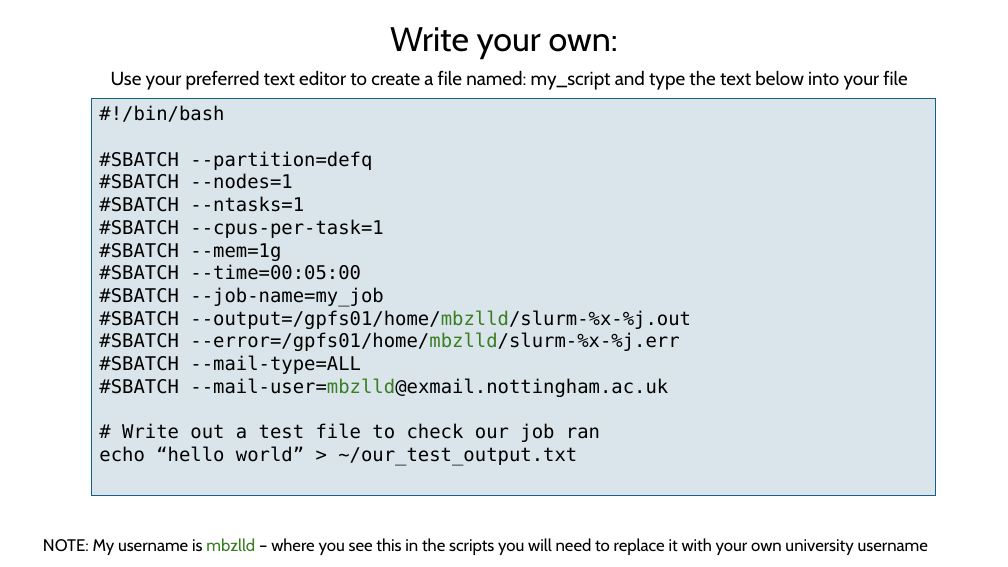
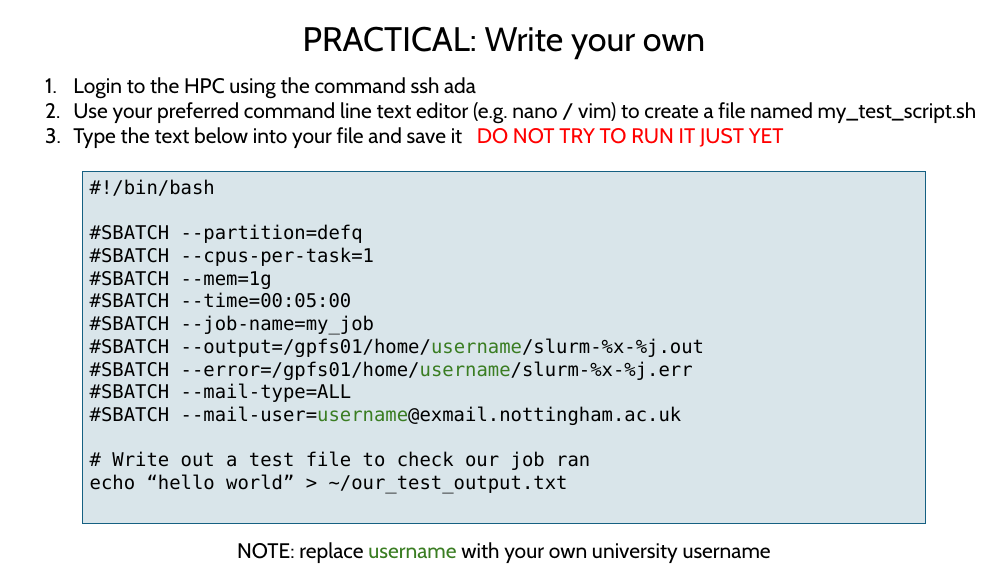
Before and after one commit to BioinformaticsMSc/LIFE4138_2627, a slide deck: slide 17 of UNIX_session_3/Ada_in_depth.pptx (slide 19 before the commit). Drawn at 1008x567 pixels with LibreOffice and Linux fonts; fonts in the diff are those of the drawing. Boxes give left, top, right and bottom in pixels: in the first picture for what was removed or moved away, otherwise in the second. Text is boxed around its words. In the diff, an @@ line names an element or a change of style, - is before the commit and + after.

```diff
--- a/UNIX_session_3/Ada_in_depth.pptx
+++ b/UNIX_session_3/Ada_in_depth.pptx
@@ title at box(303, 26, 705, 59): text changed @@
-Write your own:
+PRACTICAL: Write your own
@@ text at box(73, 77, 977, 148): text changed; size 18 to 20 pt @@
-Use your preferred text editor to create a file named: my_script and type the text below into your file
+1. Login to the HPC using the command ssh ada
+2. Use your preferred command line text editor (e.g. nano / vim) to create a file named my_test_script.sh
+3. Type the text below into your file and save it DO NOT TRY TO RUN IT JUST YET
@@ rectangle "#!/bin/bash": place and size @@
-rectangle "#!/bin/bash" at box(92, 98, 936, 495)
+rectangle "#!/bin/bash" at box(82, 172, 926, 523)
@@ text in rectangle at box(99, 173, 304, 212): paragraphs removed @@
-#SBATCH --nodes=1
-#SBATCH --ntasks=1
@@ text in rectangle at box(90, 338, 704, 380): text changed @@
-#SBATCH --output=/gpfs01/home/mbzlld/slurm-%x-%j.out
-#SBATCH --error=/gpfs01/home/mbzlld/slurm-%x-%j.err
+#SBATCH --output=/gpfs01/home/username/slurm-%x-%j.out
+#SBATCH --error=/gpfs01/home/username/slurm-%x-%j.err
@@ text in rectangle at box(90, 406, 682, 425): text changed @@
-#SBATCH --mail-user=mbzlld@exmail.nottingham.ac.uk
+#SBATCH --mail-user=username@exmail.nottingham.ac.uk
@@ text at box(237, 542, 771, 563): text changed; size 16 to 20 pt @@
-NOTE: My username is mbzlld – where you see this in the scripts you will need to replace it with your own university username
+NOTE: replace username with your own university username
```
Also in this commit, not shown: 21 other slides changed, 3 slides added, 9 slides removed.
